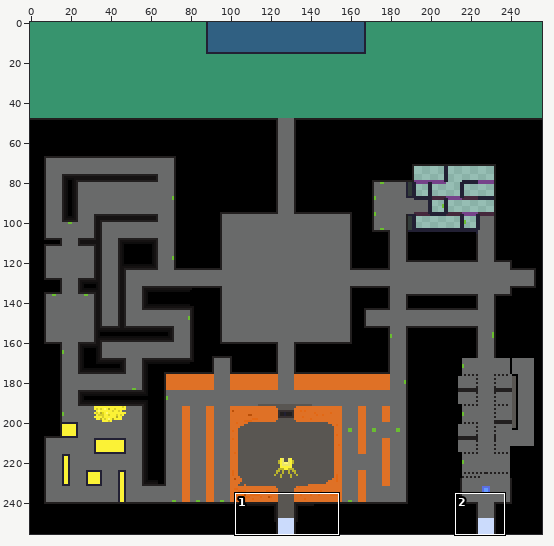
Sprite sheet: Assets/Sprite-Map(v0.2).png. Above: a wide view before the commit, with the close-up outlined.
Close-up. Before the edit:
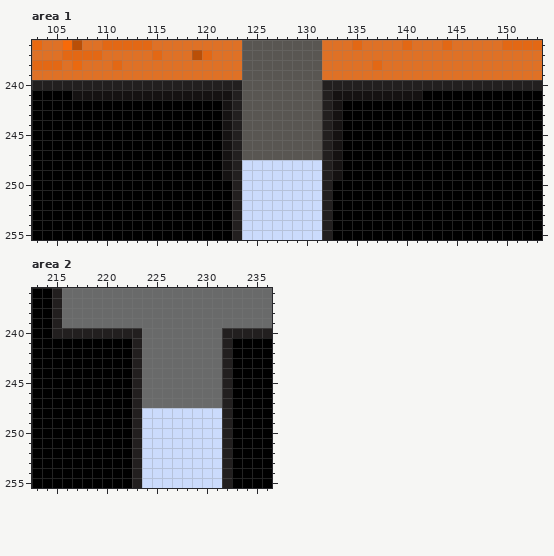
The file is 256x256 pixels. Colours within 5 levels of each other are drawn and written as one. Shown: area 1: x 103..153, y 236..255; area 2: x 213..236, y 236..255. The commit also changed other parts of the picture, which this record leaves out.
The result:
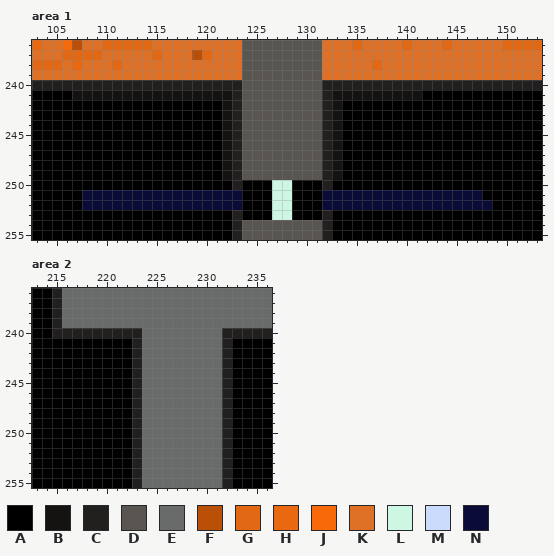
Palette (. is transparent): A #000000  B #151212  C #221f1f  D #595652  E #696a6a  F #ba4f07  G #e36814  H #ea6910  J #f86a09  K #df7126  L #cdf7e2  M #cbdbfc  N #0b0b37
Edits made:
Changed rows in their new state; - is an unchanged pixel.
Area 1:
first column x 108:
248 ----------------DDDDDDDD-----------------
249 ----------------DDDDDDDD-----------------
250 ----------------AAALLAAA-----------------
251 NNNNNNNNNNNNNNNNAAALLAAANNNNNNNNNNNNNNNN-
252 NNNNNNNNNNNNNNNNAAALLAAANNNNNNNNNNNNNNNNN
253 ----------------AAALLAAA-----------------
254 ----------------DDDDDDDD-----------------
255 ----------------DDDDDDDD-----------------
Area 2:
first column x 224:
248 EEEEEEEE
249 EEEEEEEE
250 EEEEEEEE
251 EEEEEEEE
252 EEEEEEEE
253 EEEEEEEE
254 EEEEEEEE
255 EEEEEEEE
Boxes around the changes in both close-ups, in picture pixels (x1, y1, x2, y2):
changed: (82, 160, 492, 240)
changed: (142, 408, 222, 488)
